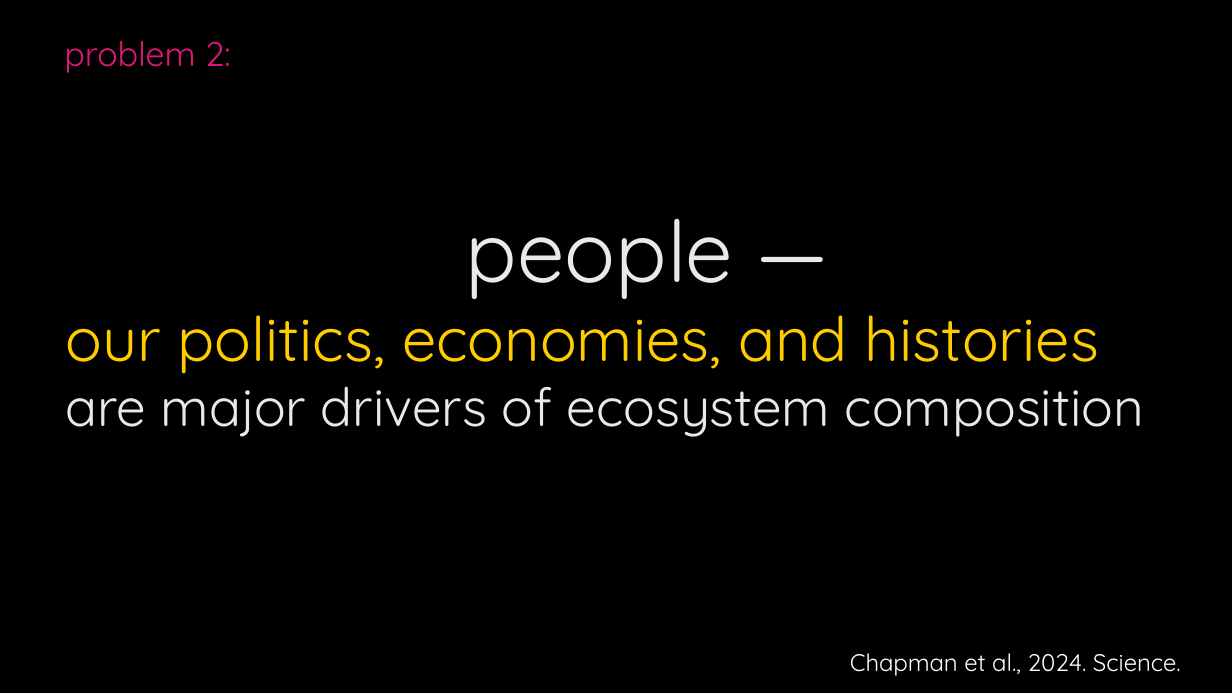
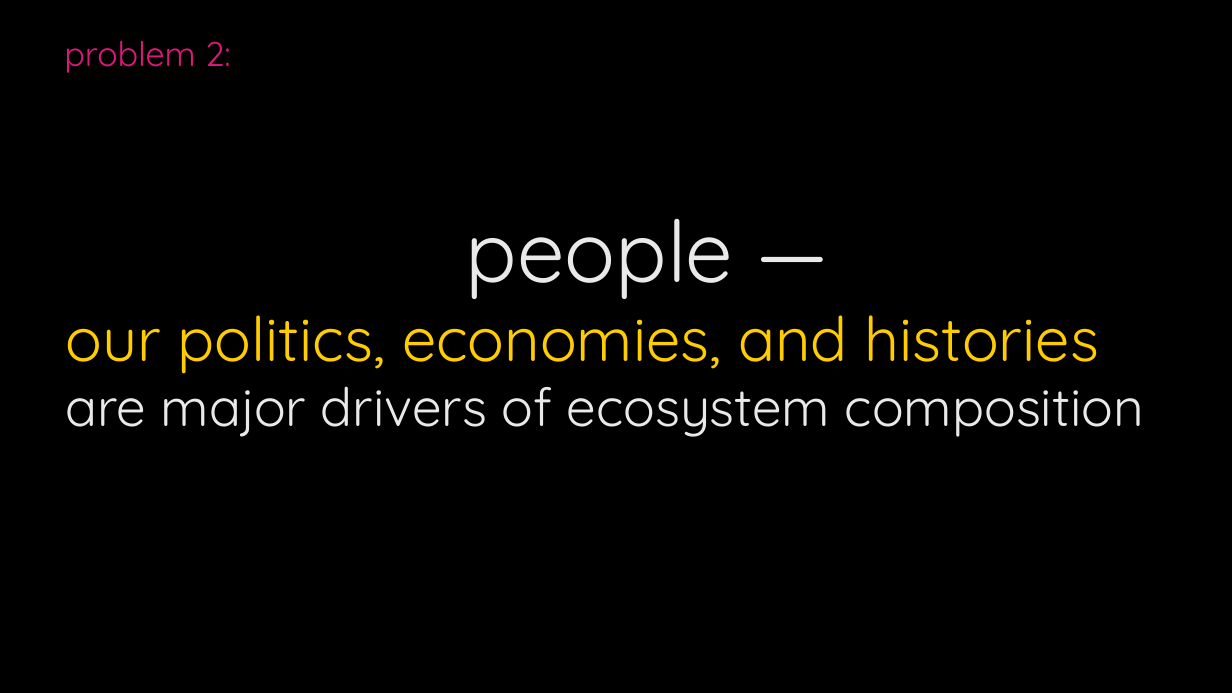
Before and after one commit to milliechapman/dsep, a slide deck: slide 14 of dsep2.pptx (slide 13 before the commit). Drawn at 1232x693 pixels with LibreOffice and Linux fonts; fonts in the diff are those of the drawing. Boxes give left, top, right and bottom in pixels: in the first picture for what was removed or moved away, otherwise in the second. Text is boxed around its words. In the diff, an @@ line names an element or a change of style, - is before the commit and + after.

```diff
--- a/dsep2.pptx
+++ b/dsep2.pptx
@@ text removed at bbox=[850, 653, 1181, 676] @@
-Chapman et al., 2024. Science.
```
Also in this commit, not shown: 13 other slides changed, 12 slides added, 2 slides removed, 6 other files.
